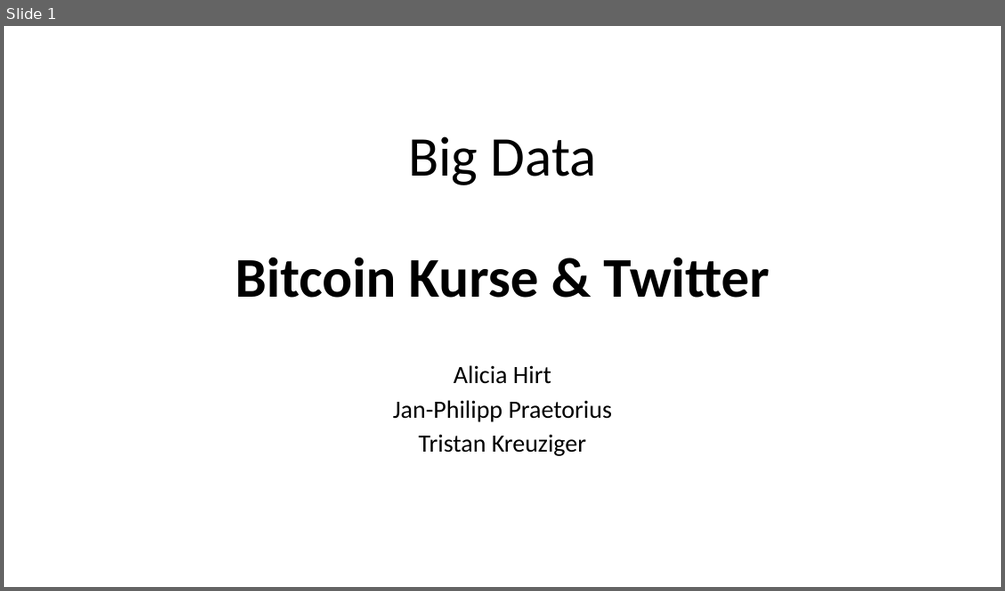
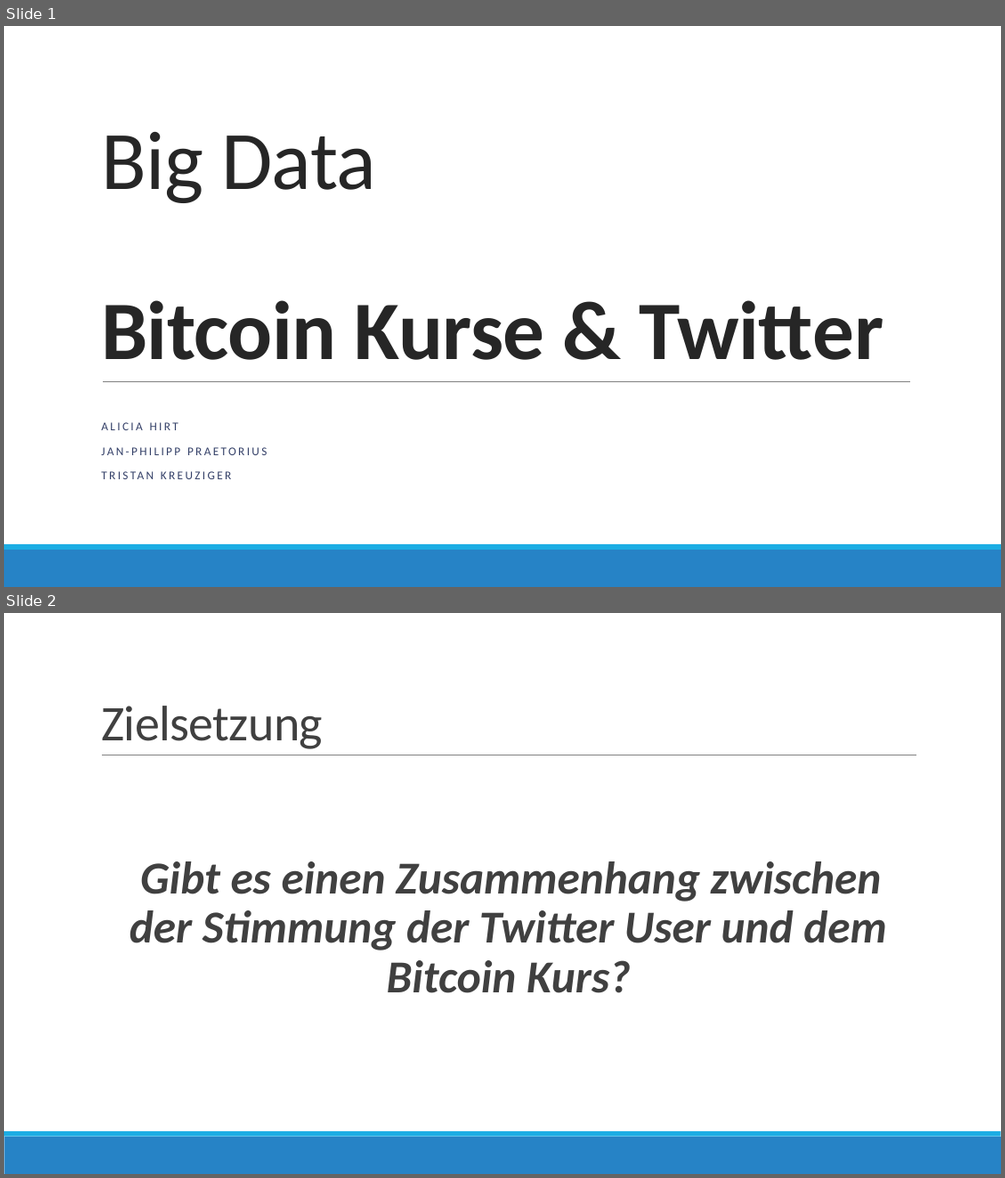
Before and after one commit to jaypem/BigDataProject, a slide deck: Big Data.pptx. Shown one above the other, each under a label of ours: slide 1 before the commit, slides 1 and 2 after it. The pictures are 1005x591 and 1005x1178 pixels, drawn with LibreOffice and Linux fonts; fonts in the diff are those of the drawing. Boxes give left, top, right and bottom in pixels: in the first picture for what was removed or moved away, otherwise in the second. Text is boxed around its words. In the diff, an @@ line names an element or a change of style, - is before the commit and + after.

```diff
--- a/Big Data.pptx
+++ b/Big Data.pptx
@@ slide 2 added at <box>4,613,1001,1174</box>, background #FFFFFF; not listed: 2 template elements that a slide beside it also shows @@
@@ title added at <box>101,706,323,749</box>, 48 pt, text #404040 @@
+Zielsetzung
@@ line added from (102, 755) to (917, 755), #808080 0.5 pt @@
@@ text added at <box>129,861,886,993</box>, 44 pt, text #404040, bold, italic @@
+  Gibt es einen Zusammenhang zwischen der Stimmung der Twitter User und dem Bitcoin Kurs?
@@ slide 1 changed as well @@
@@ title "Big Data Bitcoin Kurse & ...": place and size @@
-title "Big Data Bitcoin Kurse & ..." at <box>235,136,769,297</box>
+title "Big Data Bitcoin Kurse & ..." at <box>101,132,883,360</box>
@@ title "Big Data Bitcoin Kurse & ..." at <box>101,132,883,360</box>: size 54 to 80 pt, text colour #000000 to #262626, letter spacing 0 to -0.5 pt; alignment centre to left; line spacing 0.9 to 0.85 @@
@@ line added from (103, 381) to (910, 381), #808080 0.5 pt @@
@@ subtitle at <box>101,422,267,455</box>: text changed; size 24 to 11.4 pt; text colour #000000 to #344068 @@
-Alicia Hirt
-Jan-Philipp Praetorius
-Tristan Kreuziger
+ALICIA HIRT
+JAN-PHILIPP PRAETORIUS
+TRISTAN KREUZIGER
@@ rectangle added at <box>4,549,1001,587</box>, fill #2683C6 @@
@@ rectangle added at <box>4,544,1001,549</box>, fill #1CADE4 @@
```
Also in this commit, not shown: 3 other slides changed, 2 other slides added, 2 slides removed, 1 other file.
